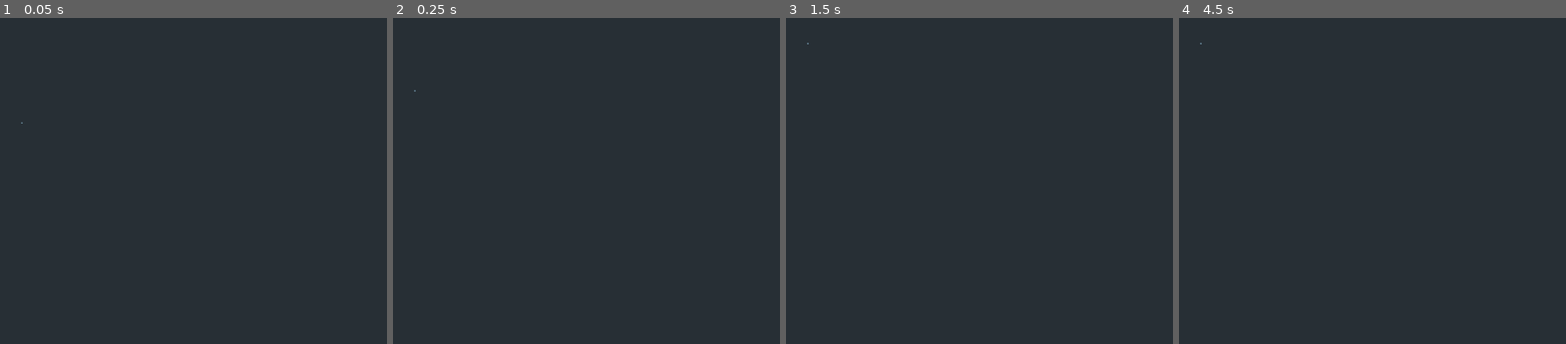
Above: before the commit, frames 1-4 (left to right).
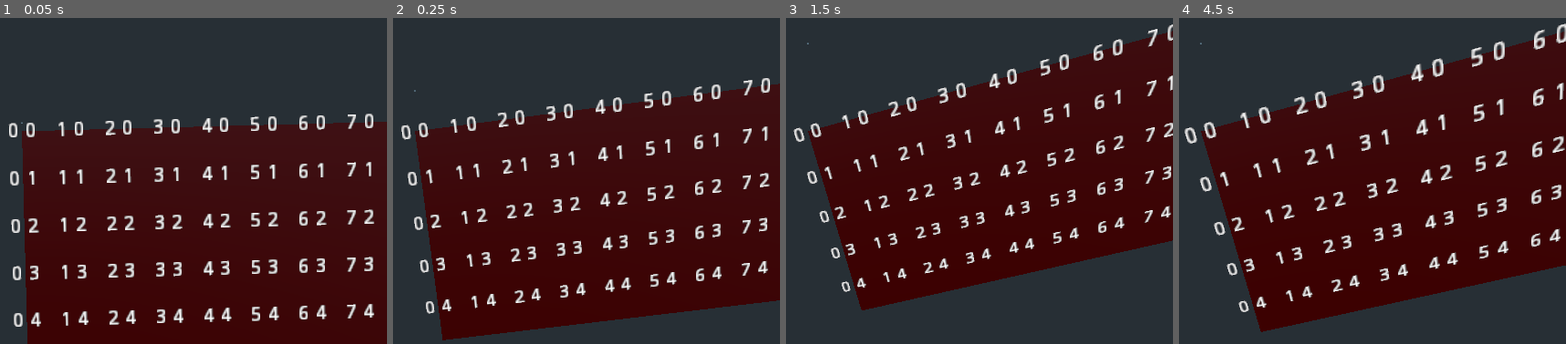
Above: after the commit, the same moments.

Repository: nestorac/earth
Game: Godot game, scene res://Globe.tscn
Same seed, same stepped clock (60 frames per second), same inputs: the game is played once before the commit and once after it.
Inputs (mouse positions are in pixels of both pictures, inside the frame that each line leads up to):
- Up to frame 1 (0.05 s): no input
- Up to frame 2 (0.25 s): no input
- Up to frame 3 (1.5 s): move the mouse to (967, 109) at 0.52 s; hold Space (spawn_cells) 0.53-1.28 s; tap Enter at 1.25 s; move the mouse to (outside the picture) at 1.27 s; tap W (set_forest) at 1.35 s
- Up to frame 4 (4.5 s): tap Space (spawn_cells) at 1.55, 2, 2.3, 3.05, 3.5 s; move the mouse to (1275, 37) at 2.02 s; hold E (set_land) 2.03-2.78 s; tap Enter at 2.75, 4.25 s; move the mouse to (outside the picture) at 2.77 s; tap Q (set_sea) at 2.85 s; move the mouse to (1418, 194) at 3.52 s; hold Space (spawn_cells) 3.53-4.28 s; move the mouse to (outside the picture) at 4.27 s; tap Mouse wheel down (zoom_in) at 4.35 s

The runs differ from the first frame. In frame 1, 63% of the frame differs, in the area x 2-100%, y 29-100%; in frame 2, 61%; in frame 3, 55%; in frame 4, 61%.
Error before the commit: Parse Error: Error parsing expression, misplaced: Built-In Func (res://Scripts/MeshOfSquares.gd:30)
Error after the commit: Attempt to call function 'get_surface_material' in base 'null instance' on a null instance. (res://Scripts/hexagon.gd:7)

Commit message:
Trying to change all colors.

Diff:
--- a/Globe.tscn
+++ b/Globe.tscn
@@ -41,5 +41,3 @@
 [node name="MultiMeshInstance" type="MultiMeshInstance" parent="."]
 multimesh = SubResource( 2 )
 script = ExtResource( 7 )
-width = null
-height = null
--- a/Scripts/Globe.gd
+++ b/Scripts/Globe.gd
@@ -6,14 +6,14 @@
 export(NodePath) onready var units_node = get_node(units_node) as Spatial
 
 
-func _process(delta):
-	if Input.is_action_pressed("spawn_cells"):
-		for i in range(20):
-			spawn_unit()
+#func _process(delta):
+#	if Input.is_action_pressed("spawn_cells"):
+#		for i in range(20):
+#			spawn_unit()
 
-func spawn_unit():
-	var unit_instance = unit_scene.instance()
-
-	units_node.add_child(unit_instance)
-	unit_instance.global_transform.origin = Vector3(randf()/4.0,randf()/4.0,randf()/4.0)
-	print("Spawn child.")
+#func spawn_unit():
+#	var unit_instance = unit_scene.instance()
+#
+#	units_node.add_child(unit_instance)
+#	unit_instance.global_transform.origin = Vector3(randf()/4.0,randf()/4.0,randf()/4.0)
+#	print("Spawn child.")
--- a/Scripts/MeshOfSquares.gd
+++ b/Scripts/MeshOfSquares.gd
@@ -4,7 +4,23 @@
 export var width = 10
 export var height = 5
 
+enum {WATER, LAND, ICE, GRASS}
+
 var squares = []
+
+func update_terrains():
+	var square_instance
+
+	for i in range(width):
+		for j in range(height):
+			square_instance = squares[i][j]
+			square_instance.set_terrain(WATER)
+			print("Update terrains ", i, " ", j)
+
+
+func _process(delta):
+	if Input.is_action_pressed("update_terrains"):
+		update_terrains()
 
 func _ready():
 	var square_instance
@@ -27,8 +43,6 @@
 
 #	print (squares)
 
-	for i in range
-
 	for i in range(width):
 		for j in range(height):
 			if (i > 0):
@@ -49,4 +63,3 @@
 			else:
 				right = null
 			square_instance.set_neighbors(up, down, left, right)
-			square_instance.update_terrain()
--- a/Scripts/Square.gd
+++ b/Scripts/Square.gd
@@ -32,12 +32,14 @@
 
 
 func update_terrain():
-	randomize()
-	if (not left):
-		terrain = randi()%4
-	else:
-		terrain = left.terrain
-		print (left.terrain)
+#	randomize()
+#	if (not left):
+#		terrain = randi()%4
+#	else:
+#		terrain = left.terrain
+#		print (left.terrain)
+
+	terrain = WATER
 
 #	terrain = randi() % 4
 
--- a/project.godot
+++ b/project.godot
@@ -44,6 +44,11 @@
 
 [input]
 
+ui_select={
+"deadzone": 0.5,
+"events": [ Object(InputEventJoypadButton,"resource_local_to_scene":false,"resource_name":"","device":0,"button_index":3,"pressure":0.0,"pressed":false,"script":null)
+ ]
+}
 set_sea={
 "deadzone": 0.5,
 "events": [ Object(InputEventKey,"resource_local_to_scene":false,"resource_name":"","device":0,"alt":false,"shift":false,"control":false,"meta":false,"command":false,"pressed":false,"scancode":0,"physical_scancode":81,"unicode":0,"echo":false,"script":null)
@@ -74,6 +79,11 @@
 "events": [ Object(InputEventMouseButton,"resource_local_to_scene":false,"resource_name":"","device":0,"alt":false,"shi …(212 unchanged characters)…
  ]
 }
+update_terrains={
+"deadzone": 0.5,
+"events": [ Object(InputEventKey,"resource_local_to_scene":false,"resource_name":"","device":0,"alt":false,"shift":false,"control":false,"meta":false,"command":false,"pressed":false,"scancode":0,"physical_scancode":32,"unicode":0,"echo":false,"script":null)
+ ]
+}
 
 [physics]
 
